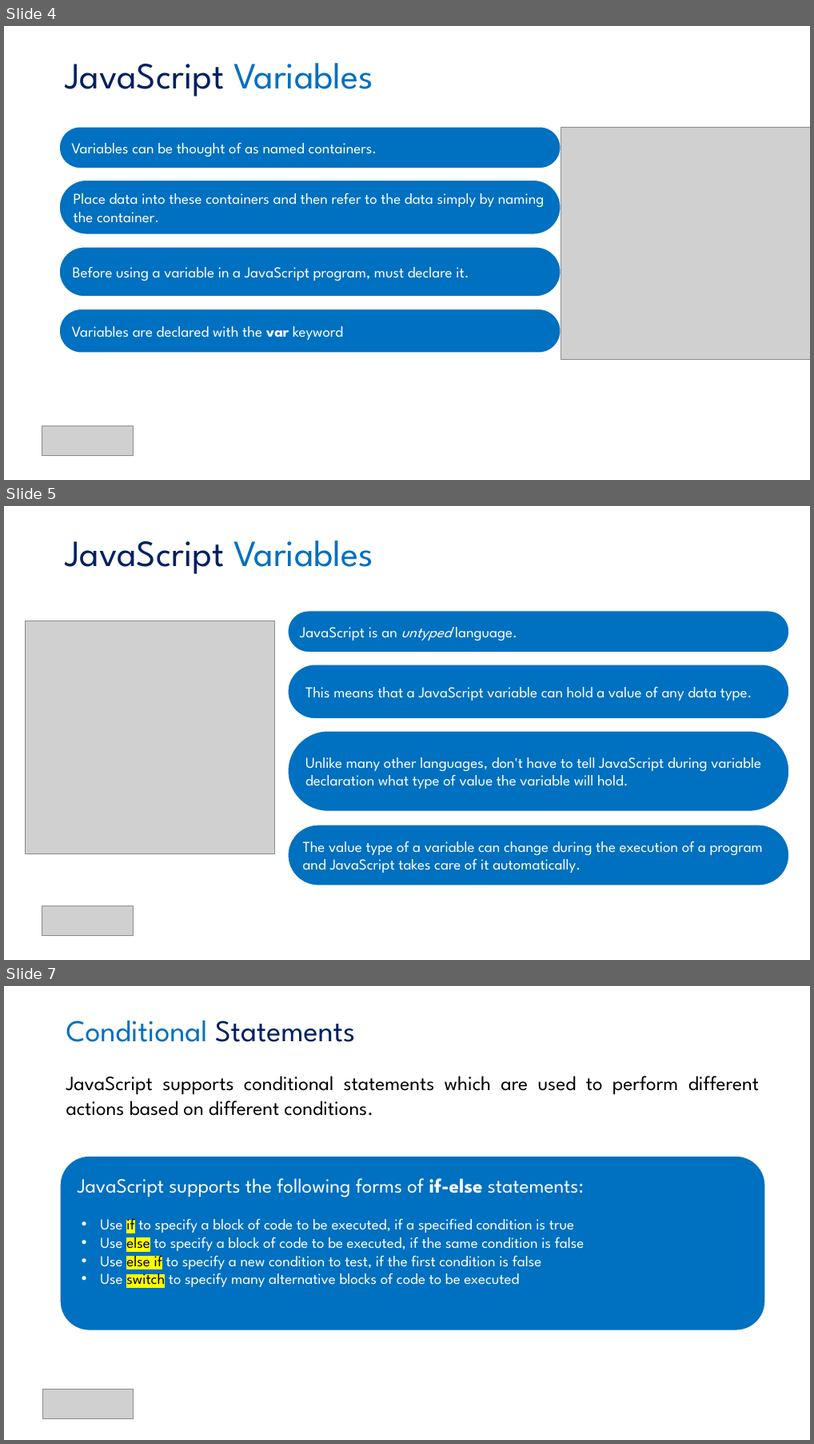
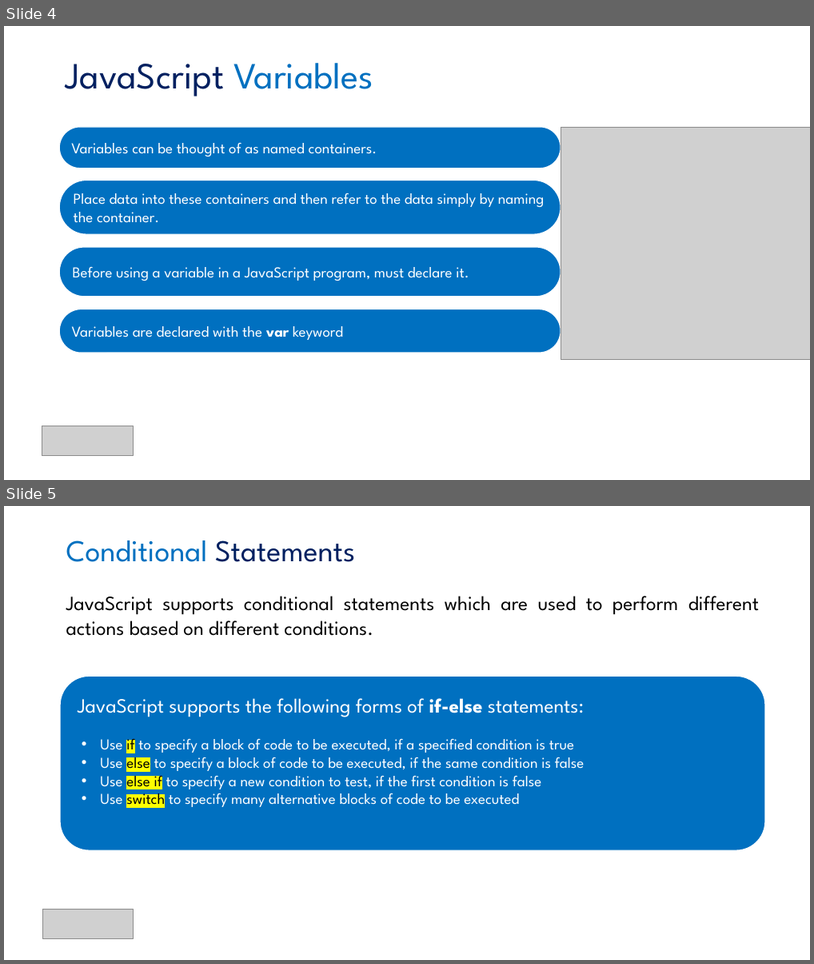
Before and after one commit to AitrichAcademyMeanStack/personal-finance-manager-workshop-ppts, a slide deck: JAVASCRIPT - PPT/JAVASCRIPT - workshop.pptx. Shown one above the other, each under a label of ours: slides 4, 5 and 7 before the commit, slides 4 and 5 after it; the slides between them are not shown. The pictures are 814x1444 and 814x964 pixels, drawn with LibreOffice and Linux fonts; fonts in the diff are those of the drawing; grey boxes stand for pictures. Boxes give left, top, right and bottom in pixels: in the first picture for what was removed or moved away, otherwise in the second. Text is boxed around its words. In the diff, an @@ line names an element or a change of style, - is before the commit and + after.

Commit message:
MEAN Stack conclusion presentation added and made some changes in other presentations

```diff
--- a/JAVASCRIPT - PPT/JAVASCRIPT - workshop.pptx
+++ b/JAVASCRIPT - PPT/JAVASCRIPT - workshop.pptx
@@ slide 5 removed at <box>4,506,810,960</box>, background #FFFFFF @@
@@ title removed at <box>66,540,374,574</box> @@
-JavaScript Variables
@@ picture removed at <box>25,621,275,854</box> @@
@@ rounded rectangle removed at <box>288,611,790,652</box> @@
-JavaScript is an untyped language.
@@ rounded rectangle removed at <box>288,664,790,718</box> @@
-This means that a JavaScript variable can hold a value of any data type.
@@ rounded rectangle removed at <box>288,731,790,812</box> @@
-Unlike many other languages, don't have to tell JavaScript during variable declaration what type of value the variable will hold.
@@ rounded rectangle removed at <box>288,825,790,885</box> @@
-The value type of a variable can change during the execution of a program and JavaScript takes care of it automatically.
@@ picture removed at <box>42,906,132,936</box> @@
@@ what was slide 7 is now slide 5 @@
```
Also in this commit, not shown: 1 other slide removed, 4 other files.
